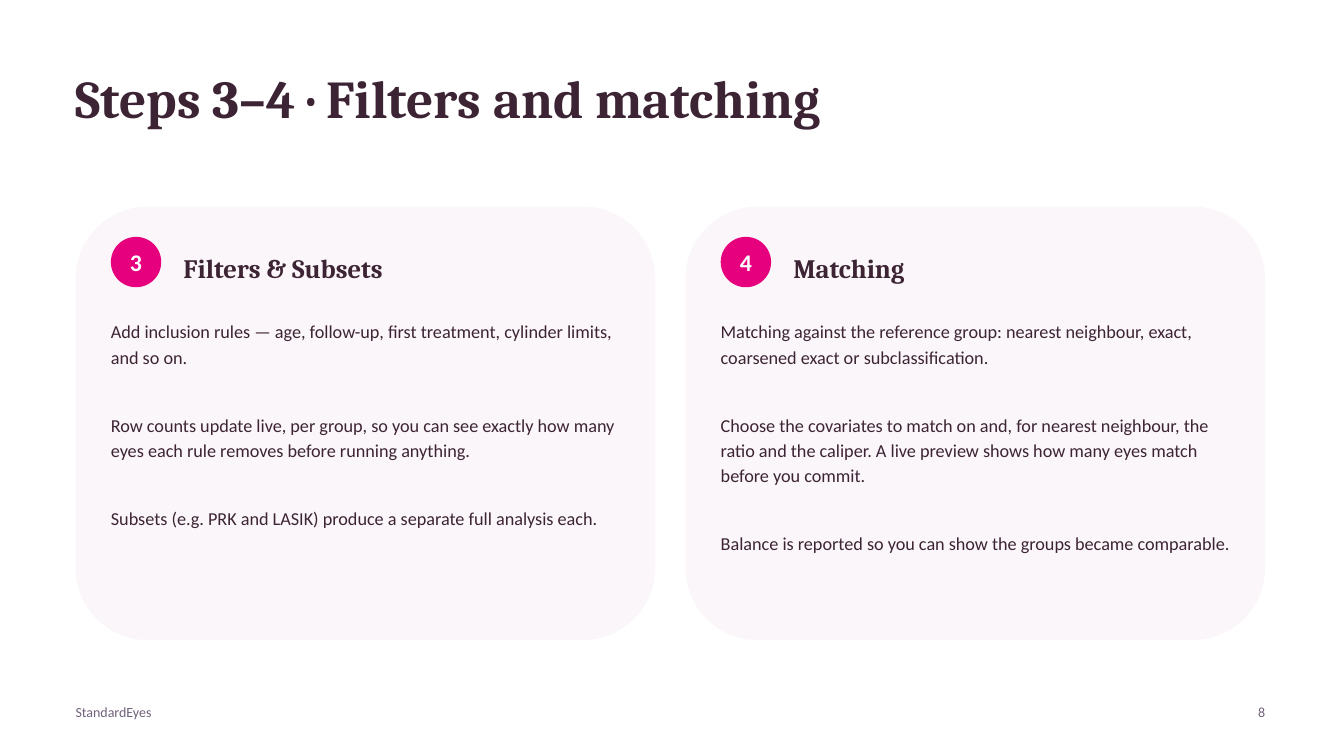
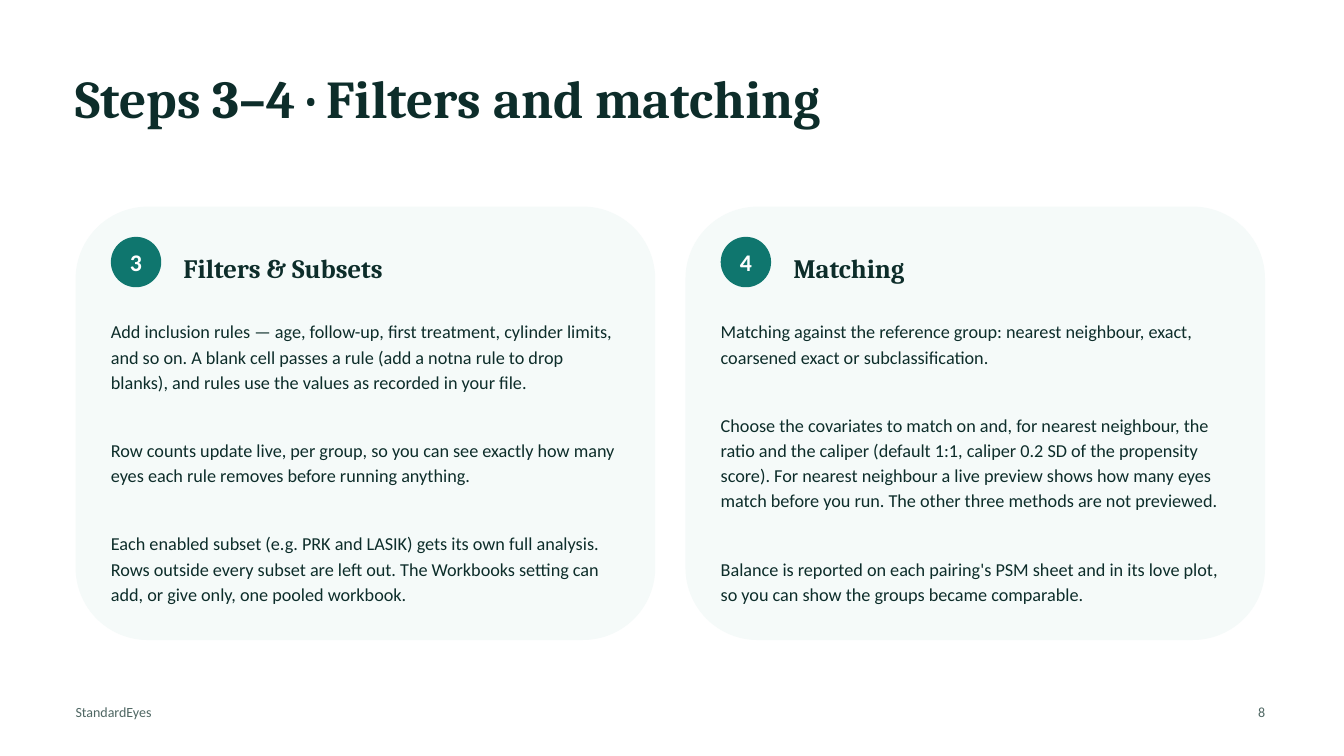
Before and after one commit to StandardEyes/standardeyes.github.io, a slide deck: slide 8 of User Manual - StandardEyes.pptx. Drawn at 1344x756 pixels with LibreOffice and Linux fonts; fonts in the diff are those of the drawing. Boxes give left, top, right and bottom in pixels: in the first picture for what was removed or moved away, otherwise in the second. Text is boxed around its words. In the diff, an @@ line names an element or a change of style, - is before the commit and + after.

```diff
--- a/User Manual - StandardEyes.pptx
+++ b/User Manual - StandardEyes.pptx
@@ rounded rectangle at [76, 207, 655, 640]: fill #FAF6F9 to #F5FAF9 @@
@@ rounded rectangle at [686, 207, 1265, 640]: fill #FAF6F9 to #F5FAF9 @@
@@ ellipse "3" at [111, 237, 161, 287]: fill #E6007E to #0F766E @@
@@ ellipse "4" at [721, 237, 771, 287]: fill #E6007E to #0F766E @@
@@ text colour #3D2434 to #0D2D2A in 3 elements at [76, 81, 820, 129], [183, 259, 383, 279], [793, 259, 904, 284] @@
@@ text at [111, 325, 612, 392]: text changed; text colour #3D2434 to #0D2D2A @@
-Add inclusion rules — age, follow-up, first treatment, cylinder limits, and so on.
+Add inclusion rules — age, follow-up, first treatment, cylinder limits, and so on. A blank cell passes a rule (add a notna rule to drop blanks), and rules use the values as recorded in your file.
@@ text at [721, 325, 1192, 364]: text colour #3D2434 to #0D2D2A in "Matching against the reference group: nearest neighbour, ..." @@
@@ text at [721, 419, 1218, 604]: text changed; text colour #3D2434 to #0D2D2A @@
-Choose the covariates to match on and, for nearest neighbour, the ratio and the caliper. A live preview shows how many eyes match before you commit.
-Balance is reported so you can show the groups became comparable.
+Choose the covariates to match on and, for nearest neighbour, the ratio and the caliper (default 1:1, caliper 0.2 SD of the propensity score). For nearest neighbour a live preview shows how many eyes match before you run. The other three methods are not previewed.
+Balance is reported on each pairing's PSM sheet and in its love plot, so you can show the groups became comparable.
@@ text at [111, 444, 615, 485]: text colour #3D2434 to #0D2D2A in "Row counts update live, per group, so ..." @@
@@ text at [111, 537, 599, 604]: text changed; text colour #3D2434 to #0D2D2A @@
-Subsets (e.g. PRK and LASIK) produce a separate full analysis each.
+Each enabled subset (e.g. PRK and LASIK) gets its own full analysis. Rows outside every subset are left out. The Workbooks setting can add, or give only, one pooled workbook.
@@ text "StandardEyes" at [76, 707, 152, 719]: text colour #71627C to #4F6763 @@
@@ text "8" at [1258, 707, 1265, 717]: text colour #71627C to #4F6763 @@
```
Also in this commit, not shown: 13 other slides changed, 6 other files.
